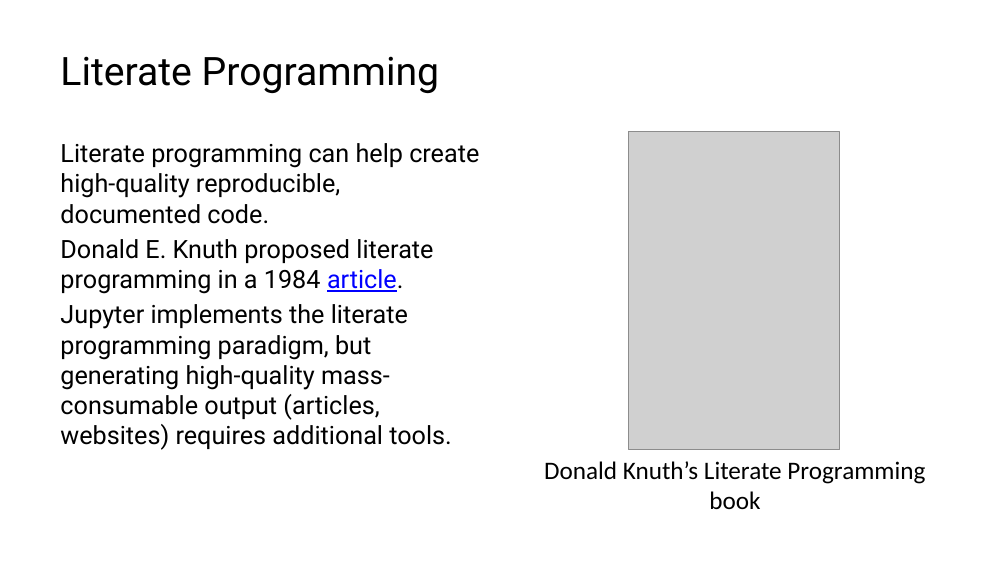
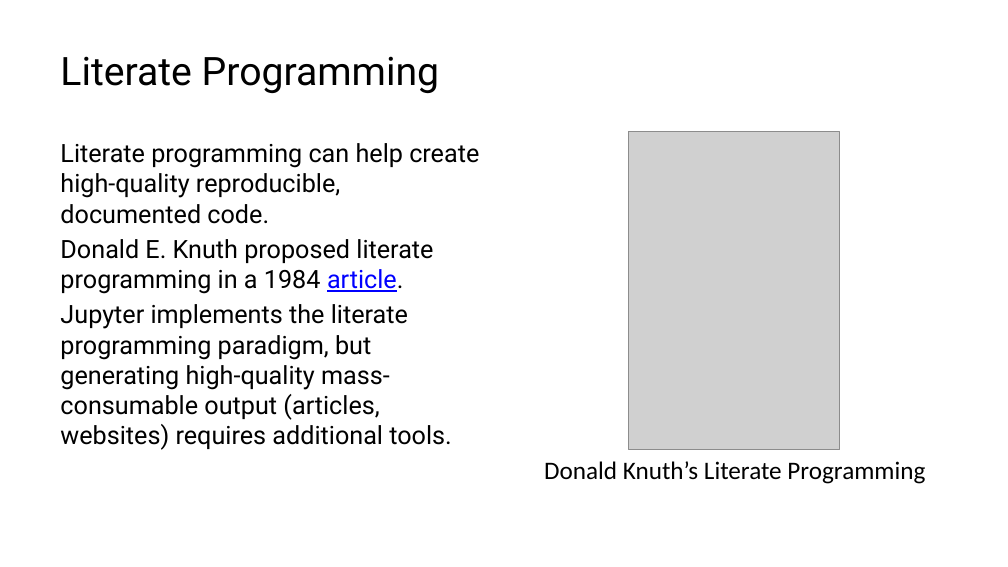
Before and after one commit to lucas-a-meyer/using-quarto, a slide deck: slide 4 of docs/presentation-orig.pptx. Drawn at 1008x567 pixels with LibreOffice and Linux fonts; fonts in the diff are those of the drawing; grey boxes stand for pictures. Boxes give left, top, right and bottom in pixels: in the first picture for what was removed or moved away, otherwise in the second. Text is boxed around its words. In the diff, an @@ line names an element or a change of style, - is before the commit and + after.

```diff
--- a/docs/presentation-orig.pptx
+++ b/docs/presentation-orig.pptx
@@ text at (x1=544, y1=461, x2=925, y2=484): text changed @@
-Donald Knuth’s Literate Programming book
+Donald Knuth’s Literate Programming
```
Also in this commit, not shown: 7 other files.
